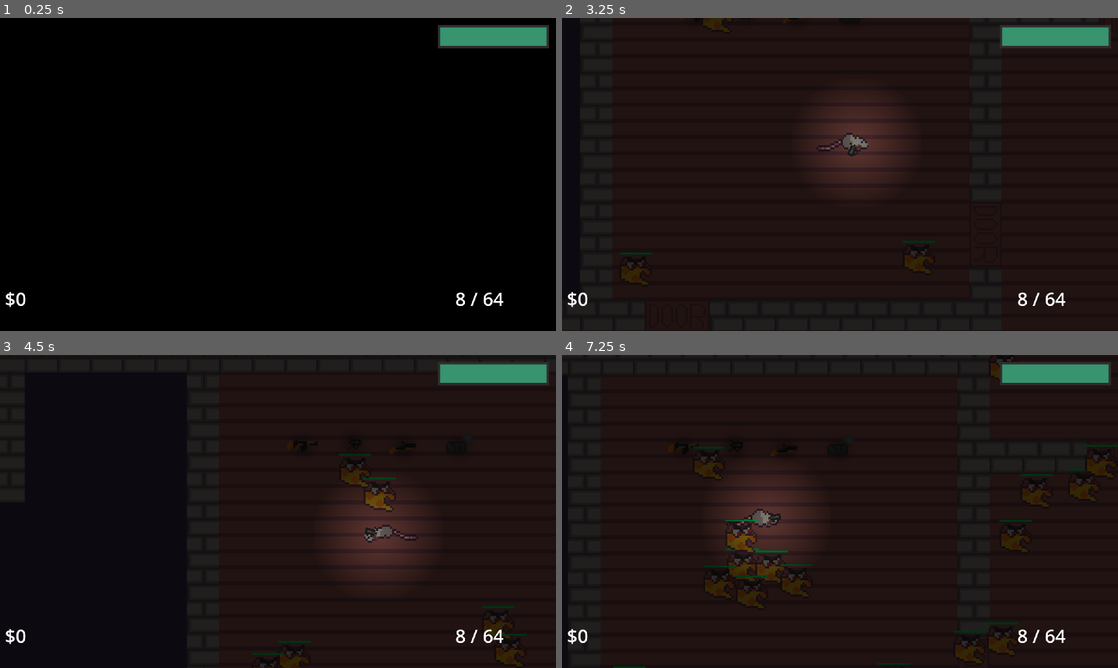
Above: before the commit, frames 1-4 (two rows, left to right).
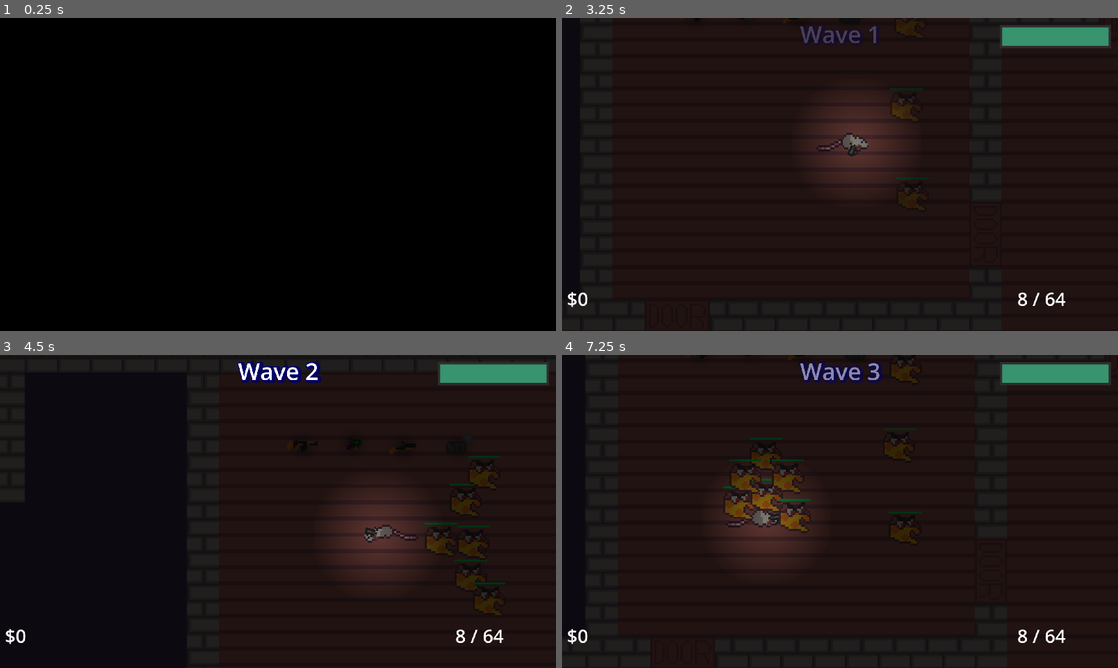
Above: after the commit, the same moments.

Repository: GamingxRelic/ratioactive
Game: Godot game, scene res://scenes/Game.tscn
The game is run twice, just before and just after one commit, with the same random seed, the same clock (stepped at 60 frames per second) and the same inputs.
Inputs (mouse positions are in pixels of both pictures, inside the frame that each line leads up to):
- Up to frame 1 (0.25 s): no input
- Up to frame 2 (3.25 s): tap Enter at 0.5 s; move the mouse to (962, 158) at 0.52 s; hold D (move_right) 0.53-1.28 s; tap 1 (1) at 0.6 s; tap 2 (2) at 0.8, 1.35 s; move the mouse to (728, 190) at 1.27 s; hold S (move_down) 1.28-2.03 s; tap 3 (3) at 1.55, 2.1 s; move the mouse to (895, 105) at 2.02 s; hold D (move_right) 2.03-2.78 s; tap 4 (4) at 2.3, 2.85 s; move the mouse to (812, 237) at 2.77 s; hold W (move_up) from 2.78 s (still down); tap Space (space) at 3.05 s
- Up to frame 3 (4.5 s): move the mouse to (444, 558) at 3.52 s; release W (move_up) at 3.53 s; hold A (move_left) from 3.53 s (still down); tap Space (space) at 3.6 s; tap 1 (1) at 3.8, 4.35 s; tap R (reload) at 4.15 s; move the mouse to (111, 464) at 4.27 s
- Up to frame 4 (7.25 s): tap 2 (2) at 4.55, 5.1 s; move the mouse to (867, 511) at 5.02 s; release A (move_left) at 5.03 s; hold S (move_down) 5.03-5.78 s; tap 3 (3) at 5.3, 5.85 s; move the mouse to (756, 433) at 5.77 s; hold D (move_right) 5.78-6.53 s; tap 4 (4) at 6.05, 6.6 s; move the mouse to (962, 495) at 6.52 s; hold W (move_up) from 6.53 s (still down); tap Space (space) at 6.8 s

The runs differ from the first frame. In frame 1, 1.7% of the frame differs, in the area x 1-99%, y 2-93%; in frame 2, 0.6%; in frame 3, 2.0%; in frame 4, 4.7%, in the area x 9-100%, y 0-100%.

Commit message:
Add files via upload
- Started working on a waves system. The World singleton now has wave, max_enemy_count, enemy_count, and a few other variables to keep track of and emit signals depending on the enemy count. 
- Added a spawn queue on enemy spawn points that will spawn an enemy once the enemy amount is no longer at its cap and there is an enemy in the spawn queue. 
- Added a 'God Gun' that will one shot pretty much everything. Useful for testing.

Diff:
--- /dev/null
+++ b/top_down_shooter/resources/weapon/god_pistol.tres
@@ -0,0 +1,43 @@
+[gd_resource type="Resource" script_class="Weapon" load_steps=7 format=3 uid="uid://cr0jvxbd4rlfh"]
+
+[ext_resource type="Script" path="res://resources/bullet/Bullet_Res.gd" id="1_f07vm"]
+[ext_resource type="Texture2D" uid="uid://35x6qha8hisd" path="res://assets/sprites/bullets/bullet.png" id="2_4bxju"]
+[ext_resource type="AudioStream" uid="uid://ctbsij4ialgxn" path="res://assets/audio/weapons/guns/gun_fire_1.wav" id="3_fv5n1"]
+[ext_resource type="Script" path="res://resources/weapon/Base_Weapon.gd" id="4_bxxdk"]
+[ext_resource type="Texture2D" uid="uid://dfrehtu1lsrvu" path="res://assets/sprites/guns/god_pistol.png" id="5_48nsh"]
+
+[sub_resource type="Resource" id="Resource_ctxxk"]
+script = ExtResource("1_f07vm")
+bullet_type = "bullet"
+bullet_speed = 80.0
+knockback_amount = 1.0
+piercing = false
+texture = ExtResource("2_4bxju")
+collision_polygon_verticies = PackedVector2Array()
+sprite_rotating = false
+sprite_rotate_speed = 0.0
+homing = false
+
+[resource]
+script = ExtResource("4_bxxdk")
+rate_of_fire = 0.1
+damage = 500.0
+name = "God Pistol"
+texture = ExtResource("5_48nsh")
+position = Vector2(1, 2)
+gun_tip_position = Vector2(5, -1)
+bullet_res = SubResource("Resource_ctxxk")
+fire_sound = ExtResource("3_fv5n1")
+ammo = 1000
+total_ammo = 1000
+clip_size = 1000
+max_ammo = 1000
+bullet_count = 1
+randomize_bullet_count = false
+randomized_bullet_count_min = 1
+randomized_bullet_count_max = 1
+reload_time = 0.1
+bullet_spread = 0.0
+fire_flash_scale = 0.05
+fire_flash_color = Color(0.529412, 0.929412, 0.411765, 1)
+fire_flash_energy = 1.0
--- a/top_down_shooter/scenes/UI/Game_UI.tscn
+++ b/top_down_shooter/scenes/UI/Game_UI.tscn
@@ -6,6 +6,49 @@
 
 [sub_resource type="LabelSettings" id="LabelSettings_u3177"]
 font_size = 64
+
+[sub_resource type="LabelSettings" id="LabelSettings_dl2oy"]
+font_size = 80
+shadow_size = 30
+shadow_color = Color(0, 0, 0.427451, 0.858824)
+shadow_offset = Vector2(5, 2)
+
+[sub_resource type="Animation" id="Animation_w3hcd"]
+length = 0.001
+tracks/0/type = "value"
+tracks/0/imported = false
+tracks/0/enabled = true
+tracks/0/path = NodePath("CanvasLayer/WaveLabel:modulate")
+tracks/0/interp = 1
+tracks/0/loop_wrap = true
+tracks/0/keys = {
+"times": PackedFloat32Array(0),
+"transitions": PackedFloat32Array(1),
+"update": 0,
+"values": [Color(1, 1, 1, 0)]
+}
+
+[sub_resource type="Animation" id="Animation_gk4xu"]
+resource_name = "change_wave_label"
+length = 2.4
+tracks/0/type = "value"
+tracks/0/imported = false
+tracks/0/enabled = true
+tracks/0/path = NodePath("CanvasLayer/WaveLabel:modulate")
+tracks/0/interp = 1
+tracks/0/loop_wrap = true
+tracks/0/keys = {
+"times": PackedFloat32Array(0, 0.8, 1.6, 2.4),
+"transitions": PackedFloat32Array(1, 1, 1, 1),
+"update": 0,
+"values": [Color(1, 1, 1, 0), Color(1, 1, 1, 1), Color(1, 1, 1, 1), Color(1, 1, 1, 0)]
+}
+
+[sub_resource type="AnimationLibrary" id="AnimationLibrary_w1sg0"]
+_data = {
+"RESET": SubResource("Animation_w3hcd"),
+"change_wave_label": SubResource("Animation_gk4xu")
+}
 
 [node name="Game_UI" type="Control"]
 layout_mode = 3
@@ -55,3 +98,21 @@
 texture_under = ExtResource("2_aifsy")
 texture_progress = ExtResource("3_skhav")
 texture_progress_offset = Vector2(8, 8)
+
+[node name="WaveLabel" type="Label" parent="CanvasLayer"]
+modulate = Color(1, 1, 1, 0)
+anchors_preset = 5
+anchor_left = 0.5
+anchor_right = 0.5
+offset_left = -196.5
+offset_right = 196.5
+offset_bottom = 113.0
+grow_horizontal = 2
+text = "Wave 0"
+label_settings = SubResource("LabelSettings_dl2oy")
+horizontal_alignment = 1
+
+[node name="AnimationPlayer" type="AnimationPlayer" parent="."]
+libraries = {
+"": SubResource("AnimationLibrary_w1sg0")
+}
--- a/top_down_shooter/scenes/entities/Player/Player.tscn
+++ b/top_down_shooter/scenes/entities/Player/Player.tscn
@@ -381,7 +381,6 @@
 texture = ExtResource("4_aphve")
 hframes = 8
 vframes = 4
-frame = 3
 
 [node name="CollisionShape2D" type="CollisionShape2D" parent="."]
 visible = false
@@ -423,7 +422,7 @@
 
 [node name="Tail" type="Sprite2D" parent="."]
 z_index = -1
-position = Vector2(-22, -4)
+position = Vector2(-23, -4)
 texture = ExtResource("6_7jbgf")
 centered = false
 
--- a/top_down_shooter/scenes/entities/enemies/Enemy.tscn
+++ b/top_down_shooter/scenes/entities/enemies/Enemy.tscn
@@ -59,6 +59,66 @@
 tracks/3/interp = 1
 tracks/3/loop_wrap = true
 tracks/3/keys = {
+"times": PackedFloat32Array(0),
+"transitions": PackedFloat32Array(1),
+"update": 1,
+"values": [false]
+}
+tracks/4/type = "value"
+tracks/4/imported = false
+tracks/4/enabled = true
+tracks/4/path = NodePath(".:modulate")
+tracks/4/interp = 1
+tracks/4/loop_wrap = true
+tracks/4/keys = {
+"times": PackedFloat32Array(0),
+"transitions": PackedFloat32Array(1),
+"update": 0,
+"values": [Color(1, 1, 1, 0)]
+}
+tracks/5/type = "value"
+tracks/5/imported = false
+tracks/5/enabled = true
+tracks/5/path = NodePath("NavigationAgent2D:process_mode")
+tracks/5/interp = 1
+tracks/5/loop_wrap = true
+tracks/5/keys = {
+"times": PackedFloat32Array(0),
+"transitions": PackedFloat32Array(1),
+"update": 1,
+"values": [4]
+}
+tracks/6/type = "value"
+tracks/6/imported = false
+tracks/6/enabled = true
+tracks/6/path = NodePath("Hurtbox_Component:monitoring")
+tracks/6/interp = 1
+tracks/6/loop_wrap = true
+tracks/6/keys = {
+"times": PackedFloat32Array(0),
+"transitions": PackedFloat32Array(1),
+"update": 1,
+"values": [false]
+}
+tracks/7/type = "value"
+tracks/7/imported = false
+tracks/7/enabled = true
+tracks/7/path = NodePath("Hurtbox_Component:monitorable")
+tracks/7/interp = 1
+tracks/7/loop_wrap = true
+tracks/7/keys = {
+"times": PackedFloat32Array(0),
+"transitions": PackedFloat32Array(1),
+"update": 1,
+"values": [false]
+}
+tracks/8/type = "value"
+tracks/8/imported = false
+tracks/8/enabled = true
+tracks/8/path = NodePath(".:active")
+tracks/8/interp = 1
+tracks/8/loop_wrap = true
+tracks/8/keys = {
 "times": PackedFloat32Array(0),
 "transitions": PackedFloat32Array(1),
 "update": 1,
@@ -117,10 +177,87 @@
 "values": [true]
 }
 
+[sub_resource type="Animation" id="Animation_1wss3"]
+resource_name = "spawn"
+length = 0.2
+tracks/0/type = "value"
+tracks/0/imported = false
+tracks/0/enabled = true
+tracks/0/path = NodePath(".:modulate")
+tracks/0/interp = 1
+tracks/0/loop_wrap = true
+tracks/0/keys = {
+"times": PackedFloat32Array(0, 0.2),
+"transitions": PackedFloat32Array(1.7411, 1.7411),
+"update": 0,
+"values": [Color(1, 1, 1, 0), Color(1, 1, 1, 1)]
+}
+tracks/1/type = "value"
+tracks/1/imported = false
+tracks/1/enabled = true
+tracks/1/path = NodePath("NavigationAgent2D:process_mode")
+tracks/1/interp = 1
+tracks/1/loop_wrap = true
+tracks/1/keys = {
+"times": PackedFloat32Array(0, 0.2),
+"transitions": PackedFloat32Array(1, 1),
+"update": 1,
+"values": [4, 0]
+}
+tracks/2/type = "value"
+tracks/2/imported = false
+tracks/2/enabled = true
+tracks/2/path = NodePath("CollisionShape2D:disabled")
+tracks/2/interp = 1
+tracks/2/loop_wrap = true
+tracks/2/keys = {
+"times": PackedFloat32Array(0, 0.2),
+"transitions": PackedFloat32Array(1, 1),
+"update": 1,
+"values": [true, false]
+}
+tracks/3/type = "value"
+tracks/3/imported = false
+tracks/3/enabled = true
+tracks/3/path = NodePath("Hurtbox_Component:monitoring")
+tracks/3/interp = 1
+tracks/3/loop_wrap = true
+tracks/3/keys = {
+"times": PackedFloat32Array(0, 0.2),
+"transitions": PackedFloat32Array(1, 1),
+"update": 1,
+"values": [false, true]
+}
+tracks/4/type = "value"
+tracks/4/imported = false
+tracks/4/enabled = true
+tracks/4/path = NodePath("Hurtbox_Component:monitorable")
+tracks/4/interp = 1
+tracks/4/loop_wrap = true
+tracks/4/keys = {
+"times": PackedFloat32Array(0, 0.2),
+"transitions": PackedFloat32Array(1, 1),
+"update": 1,
+"values": [false, true]
+}
+tracks/5/type = "value"
+tracks/5/imported = false
+tracks/5/enabled = true
+tracks/5/path = NodePath(".:active")
+tracks/5/interp = 1
+tracks/5/loop_wrap = true
+tracks/5/keys = {
+"times": PackedFloat32Array(0, 0.2),
+"transitions": PackedFloat32Array(1, 1),
+"update": 1,
+"values": [false, true]
+}
+
 [sub_resource type="AnimationLibrary" id="AnimationLibrary_q0odk"]
 _data = {
 "RESET": SubResource("Animation_80rd6"),
-"death": SubResource("Animation_f41kl")
+"death": SubResource("Animation_f41kl"),
+"spawn": SubResource("Animation_1wss3")
 }
 
 [sub_resource type="Gradient" id="Gradient_uovxi"]
@@ -132,6 +269,7 @@
 width = 16
 
 [node name="Enemy" type="CharacterBody2D" node_paths=PackedStringArray("navigation_agent") groups=["enemy", "player_can_damage"]]
+modulate = Color(1, 1, 1, 0)
 z_index = 2
 collision_layer = 4
 collision_mask = 5
@@ -140,6 +278,7 @@
 script = ExtResource("1_4c23b")
 speed = 30
 navigation_agent = NodePath("NavigationAgent2D")
+active = false
 
 [node name="Sprite2D" type="Sprite2D" parent="."]
 texture = ExtResource("1_hp1kb")
@@ -149,12 +288,15 @@
 shape = SubResource("CapsuleShape2D_c8upc")
 
 [node name="NavigationAgent2D" type="NavigationAgent2D" parent="."]
+process_mode = 4
 path_desired_distance = 16.0
 path_postprocessing = 1
 
 [node name="Health_Component" parent="." instance=ExtResource("3_n25gn")]
 
 [node name="Hurtbox_Component" parent="." instance=ExtResource("4_80d3p")]
+monitoring = false
+monitorable = false
 
 [node name="CollisionShape2D" type="CollisionShape2D" parent="Hurtbox_Component"]
 position = Vector2(0, -1)
--- a/top_down_shooter/scenes/levels/level_test.tscn
+++ b/top_down_shooter/scenes/levels/level_test.tscn
@@ -1,9 +1,9 @@
-[gd_scene load_steps=22 format=3 uid="uid://ckfpwdsuh03do"]
-
-[ext_resource type="Script" path="res://scripts/levels/level.gd" id="1_3hlc2"]
+[gd_scene load_steps=22 format=3 uid="uid://bou4bx58fhv88"]
+
+[ext_resource type="Script" path="res://scripts/levels/Level.gd" id="1_d04df"]
 [ext_resource type="PackedScene" uid="uid://5dwbbxlj7ose" path="res://scenes/entities/drops/Dropped_Weapon.tscn" id="1_o2d06"]
 [ext_resource type="Resource" uid="uid://bx213twqsep8w" path="res://resources/weapon/ak-47.tres" id="2_pb3wc"]
-[ext_resource type="Resource" uid="uid://ckrus8b3wgwyu" path="res://resources/weapon/mini_pistol.tres" id="3_nr1g5"]
+[ext_resource type="Resource" uid="uid://cr0jvxbd4rlfh" path="res://resources/weapon/god_pistol.tres" id="4_ds0tu"]
 [ext_resource type="Resource" uid="uid://dxche03huugfr" path="res://resources/weapon/sawed_off.tres" id="4_jo2ff"]
 [ext_resource type="Resource" uid="uid://cftcsem7hcgdk" path="res://resources/weapon/ruahil.tres" id="5_dyddw"]
 [ext_resource type="Texture2D" uid="uid://uucawxreih0j" path="res://assets/tiles/test_room/TestTiles.png" id="6_1l43v"]
@@ -111,34 +111,6 @@
 sources/0 = SubResource("TileSetAtlasSource_6ef6n")
 sources/1 = SubResource("TileSetScenesCollectionSource_0k73y")
 
-[sub_resource type="Animation" id="Animation_xs37p"]
-resource_name = "reveal_map"
-length = 1.5
-tracks/0/type = "value"
-tracks/0/imported = false
-tracks/0/enabled = true
-tracks/0/path = NodePath("DirectionalLight2D:energy")
-tracks/0/interp = 1
-tracks/0/loop_wrap = true
-tracks/0/keys = {
-"times": PackedFloat32Array(0, 1.5),
-"transitions": PackedFloat32Array(1.41421, 1.41421),
-"update": 0,
-"values": [1.5, 0.79]
-}
-tracks/1/type = "value"
-tracks/1/imported = false
-tracks/1/enabled = true
-tracks/1/path = NodePath("Player:process_mode")
-tracks/1/interp = 1
-tracks/1/loop_wrap = true
-tracks/1/keys = {
-"times": PackedFloat32Array(0, 0.5),
-"transitions": PackedFloat32Array(1, 1),
-"update": 1,
-"values": [4, 0]
-}
-
 [sub_resource type="Animation" id="Animation_il0sj"]
 length = 0.001
 tracks/0/type = "value"
@@ -165,6 +137,58 @@
 "update": 1,
 "values": [0]
 }
+tracks/2/type = "value"
+tracks/2/imported = false
+tracks/2/enabled = true
+tracks/2/path = NodePath("Game_UI/CanvasLayer:visible")
+tracks/2/interp = 1
+tracks/2/loop_wrap = true
+tracks/2/keys = {
+"times": PackedFloat32Array(0),
+"transitions": PackedFloat32Array(1),
+"update": 1,
+"values": [false]
+}
+
+[sub_resource type="Animation" id="Animation_xs37p"]
+resource_name = "reveal_map"
+length = 1.6
+tracks/0/type = "value"
+tracks/0/imported = false
+tracks/0/enabled = true
+tracks/0/path = NodePath("DirectionalLight2D:energy")
+tracks/0/interp = 1
+tracks/0/loop_wrap = true
+tracks/0/keys = {
+"times": PackedFloat32Array(0, 1.5),
+"transitions": PackedFloat32Array(1.41421, 1.41421),
+"update": 0,
+"values": [1.5, 0.79]
+}
+tracks/1/type = "value"
+tracks/1/imported = false
+tracks/1/enabled = true
+tracks/1/path = NodePath("Player:process_mode")
+tracks/1/interp = 1
+tracks/1/loop_wrap = true
+tracks/1/keys = {
+"times": PackedFloat32Array(0, 0.5),
+"transitions": PackedFloat32Array(1, 1),
+"update": 1,
+"values": [4, 0]
+}
+tracks/2/type = "value"
+tracks/2/imported = false
+tracks/2/enabled = true
+tracks/2/path = NodePath("Game_UI/CanvasLayer:visible")
+tracks/2/interp = 1
+tracks/2/loop_wrap = true
+tracks/2/keys = {
+"times": PackedFloat32Array(0, 1.6),
+"transitions": PackedFloat32Array(1, 1),
+"update": 1,
+"values": [false, true]
+}
 
 [sub_resource type="AnimationLibrary" id="AnimationLibrary_yfabn"]
 _data = {
@@ -174,7 +198,8 @@
 
 [node name="Level_Test" type="Node2D"]
 process_mode = 1
-script = ExtResource("1_3hlc2")
+script = ExtResource("1_d04df")
+max_enemy_count = 24
 
 [node name="Entities" type="Node2D" parent="."]
 
@@ -184,7 +209,7 @@
 
 [node name="Dropped_Weapon2" parent="Entities" instance=ExtResource("1_o2d06")]
 position = Vector2(18, -45)
-weapon_res = ExtResource("3_nr1g5")
+weapon_res = ExtResource("4_ds0tu")
 
 [node name="Dropped_Weapon3" parent="Entities" instance=ExtResource("1_o2d06")]
 position = Vector2(43, -43)
@@ -242,40 +267,13 @@
 [node name="Spawners" type="Node2D" parent="Ground"]
 
 [node name="Basic_Enemy_Spawner" parent="Ground/Spawners" instance=ExtResource("9_o11f6")]
-position = Vector2(1, -46)
+position = Vector2(99, -39)
 
 [node name="Basic_Enemy_Spawner2" parent="Ground/Spawners" instance=ExtResource("9_o11f6")]
-position = Vector2(51, -126)
+position = Vector2(97, 2)
 
 [node name="Basic_Enemy_Spawner3" parent="Ground/Spawners" instance=ExtResource("9_o11f6")]
-position = Vector2(244, -68)
-
-[node name="Basic_Enemy_Spawner4" parent="Ground/Spawners" instance=ExtResource("9_o11f6")]
-position = Vector2(201, -142)
-
-[node name="Basic_Enemy_Spawner5" parent="Ground/Spawners" instance=ExtResource("9_o11f6")]
-position = Vector2(241, 21)
-
-[node name="Basic_Enemy_Spawner6" parent="Ground/Spawners" instance=ExtResource("9_o11f6")]
-position = Vector2(104, 82)
-
-[node name="Basic_Enemy_Spawner7" parent="Ground/Spawners" instance=ExtResource("9_o11f6")]
-position = Vector2(-133, 140)
-
-[node name="Basic_Enemy_Spawner8" parent="Ground/Spawners" instance=ExtResource("9_o11f6")]
-position = Vector2(-257, 33)
-
-[node name="Basic_Enemy_Spawner9" parent="Ground/Spawners" instance=ExtResource("9_o11f6")]
-position = Vector2(-235, -132)
-
-[node name="Basic_Enemy_Spawner10" parent="Ground/Spawners" instance=ExtResource("9_o11f6")]
-position = Vector2(-315, -63)
-
-[node name="Basic_Enemy_Spawner11" parent="Ground/Spawners" instance=ExtResource("9_o11f6")]
-position = Vector2(-174, -46)
-
-[node name="Basic_Enemy_Spawner12" parent="Ground/Spawners" instance=ExtResource("9_o11f6")]
-position = Vector2(-42, 83)
+position = Vector2(100, 46)
 
 [node name="Player" parent="." instance=ExtResource("10_nkvw8")]
 
@@ -292,7 +290,12 @@
 
 [node name="Game_UI" parent="." instance=ExtResource("13_yix76")]
 
+[node name="CanvasLayer" parent="Game_UI" index="0"]
+visible = false
+
 [node name="AnimationPlayer" type="AnimationPlayer" parent="."]
 libraries = {
 "": SubResource("AnimationLibrary_yfabn")
 }
+
+[editable path="Game_UI"]
--- a/top_down_shooter/scripts/autoload/World.gd
+++ b/top_down_shooter/scripts/autoload/World.gd
@@ -13,4 +13,15 @@
 
 var UI : Control
 
+var max_enemy_count : int
+var enemy_count : int:
+	get:
+		return enemy_count
+	set(value):
+		enemy_count = value
+		emit_signal("enemy_count_changed")
+var enemy_spawn_queue : Array
+
+signal next_wave
 signal spawn_enemies
+signal enemy_count_changed
--- a/top_down_shooter/scripts/entities/enemy/Enemy.gd
+++ b/top_down_shooter/scripts/entities/enemy/Enemy.gd
@@ -15,14 +15,16 @@
 var damage_color_tween : Tween
 var damage_color_tween_stop_time := 0.1
 var alive := true
+@export var active := true
 
 func _ready():
-#	set_movement_target(target_pos)
+	World.enemy_count += 1
+	anim.play("spawn")
 	set_movement_target(World.player_pos)
 	pass
 
 func _physics_process(_delta):
-	if alive:
+	if alive and active:
 		health_bar.value = health_component.health
 
 		var current_agent_position : Vector2 = global_position
@@ -47,8 +49,9 @@
 
 func _on_health_component_death():
 	alive = false
+	#World.enemy_count -= 1
+	health_bar.visible = false
 	hurtbox_component.set_process(false)
-	health_bar.visible = false
 	anim.play("death")
 
 func _on_hurtbox_component_took_damage(dmg_amnt : float, knockback_amnt : Vector2):
@@ -72,5 +75,6 @@
 func _on_animation_player_animation_finished(anim_name):
 	match anim_name:
 		"death":
-			alive = false
+			#alive = false
+			World.enemy_count -= 1
 			queue_free()
--- /dev/null
+++ b/top_down_shooter/scripts/levels/Level.gd
@@ -0,0 +1,23 @@
+extends Node2D
+
+class_name level
+
+@onready var anim_player : AnimationPlayer = $AnimationPlayer as AnimationPlayer
+
+var wave := 0
+@export var max_enemy_count := 2
+
+func _ready() -> void:
+	World.max_enemy_count = max_enemy_count
+
+	anim_player.play("reveal_map")
+
+	World.connect("next_wave", _on_next_wave)
+
+func _on_next_wave() -> void:
+	wave += 1
+	World.UI.set_wave_label(wave)
+	World.emit_signal("spawn_enemies")
+
+#func _process(_delta) -> void:
+#	pass
--- a/top_down_shooter/scripts/player/Player.gd
+++ b/top_down_shooter/scripts/player/Player.gd
@@ -15,6 +15,10 @@
 ## Max distance for the gun circling the player
 var gun_dist := 3.0
 
+@onready var yellow_outline = preload("res://assets/shaders/yellow_outline.tres")
+
+
+
 func _ready():
 	anim_tree.active = true
 
@@ -44,6 +48,10 @@
 
 	gun.reload_signal.connect(gun_reload)
 
+
+func _process(_delta):
+	if World.pickup_queue.size() != 0:
+		World.pickup_queue[0].sprite.material = yellow_outline
 
 func _physics_process(delta):
 	movement(delta)
@@ -109,7 +117,8 @@
 		new_enemy.global_position = get_global_mouse_position()
 		get_node("/root/World").add_child(new_enemy)
 	if Input.is_action_just_pressed("space"):
-		World.spawn_enemies.emit()
+		#World.spawn_enemies.emit()
+		World.emit_signal("next_wave")
 
 
 	if Input.is_action_pressed("left_click"):
--- a/top_down_shooter/scripts/ui/Game_UI.gd
+++ b/top_down_shooter/scripts/ui/Game_UI.gd
@@ -3,6 +3,9 @@
 @onready var ammo_label : Label = $CanvasLayer/AmmoLabel
 @onready var health_prog_bar : TextureProgressBar = $CanvasLayer/HealthProgressBar
 @onready var points_label : Label = $CanvasLayer/PointsLabel
+@onready var wave_label : Label = $CanvasLayer/WaveLabel
+
+@onready var anim_player : AnimationPlayer = $AnimationPlayer
 
 func _ready():
 	World.UI = self
@@ -37,3 +40,7 @@
 func update_points():
 	set_points_text(World.player_points)
 	return
+
+func set_wave_label(wave : int):
+	wave_label.text = "Wave " + str(wave)
+	anim_player.play("change_wave_label")
--- a/top_down_shooter/scripts/world/spawners/Basic_Enemy_Spawner.gd
+++ b/top_down_shooter/scripts/world/spawners/Basic_Enemy_Spawner.gd
@@ -1,9 +1,20 @@
 extends Node2D
 
+#@onready var spawn_queue : Array =
+
 func _ready() -> void:
-	World.spawn_enemies.connect(spawn_enemy)
+	World.spawn_enemies.connect(_on_spawn_enemy)
+	World.enemy_count_changed.connect(_on_enemy_count_changed)
 
-func spawn_enemy() -> void:
+func _on_spawn_enemy() -> void:
 	var new_enemy = preload("res://scenes/entities/enemies/Enemy.tscn").instantiate()
 	new_enemy.global_position = global_position
-	get_node("/root/World").add_child(new_enemy)
+	if World.enemy_count != World.max_enemy_count:
+		get_node("/root/World").add_child(new_enemy)
+	else:
+		World.enemy_spawn_queue.append(new_enemy)
+
+func _on_enemy_count_changed() -> void:
+	if World.enemy_spawn_queue.size() > 0 and World.enemy_count != World.max_enemy_count:
+		get_node("/root/World").add_child(World.enemy_spawn_queue.pop_front())
+		#get_node("/root/World").call_deferred("add_child", spawn_queue.pop_front())
Binary file added: top_down_shooter/assets/sprites/guns/god_pistol.png
Not shown, added: top_down_shooter/assets/sprites/guns/god_pistol.png.import
Not shown: 1 places in top_down_shooter/scenes/Game.tscn that only renumber resources
Not shown: 1 places in top_down_shooter/scenes/UI/Game_UI.tscn that only renumber resources
Not shown: 1 places in top_down_shooter/scenes/entities/enemies/Enemy.tscn that only renumber resources
